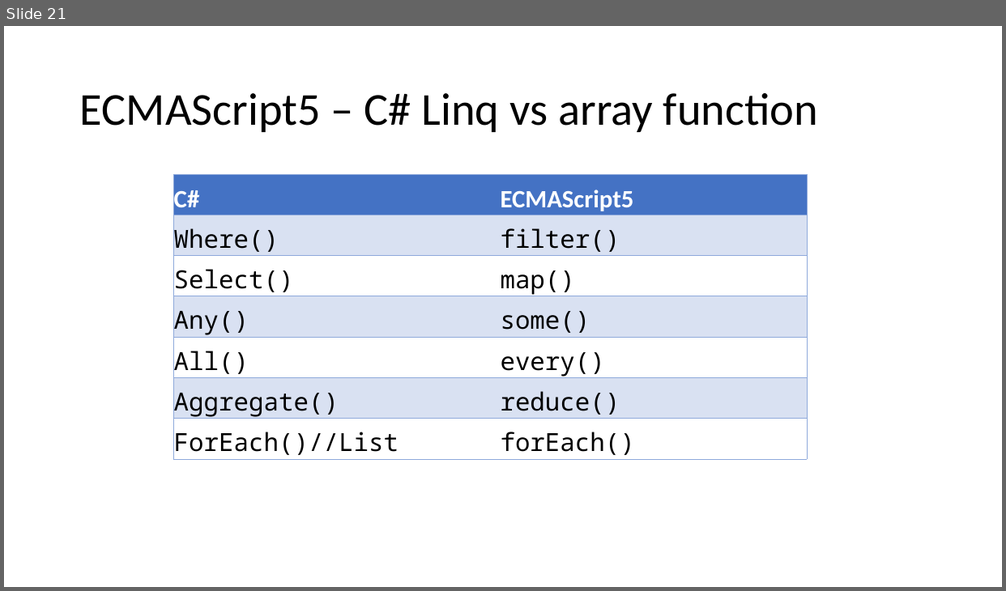
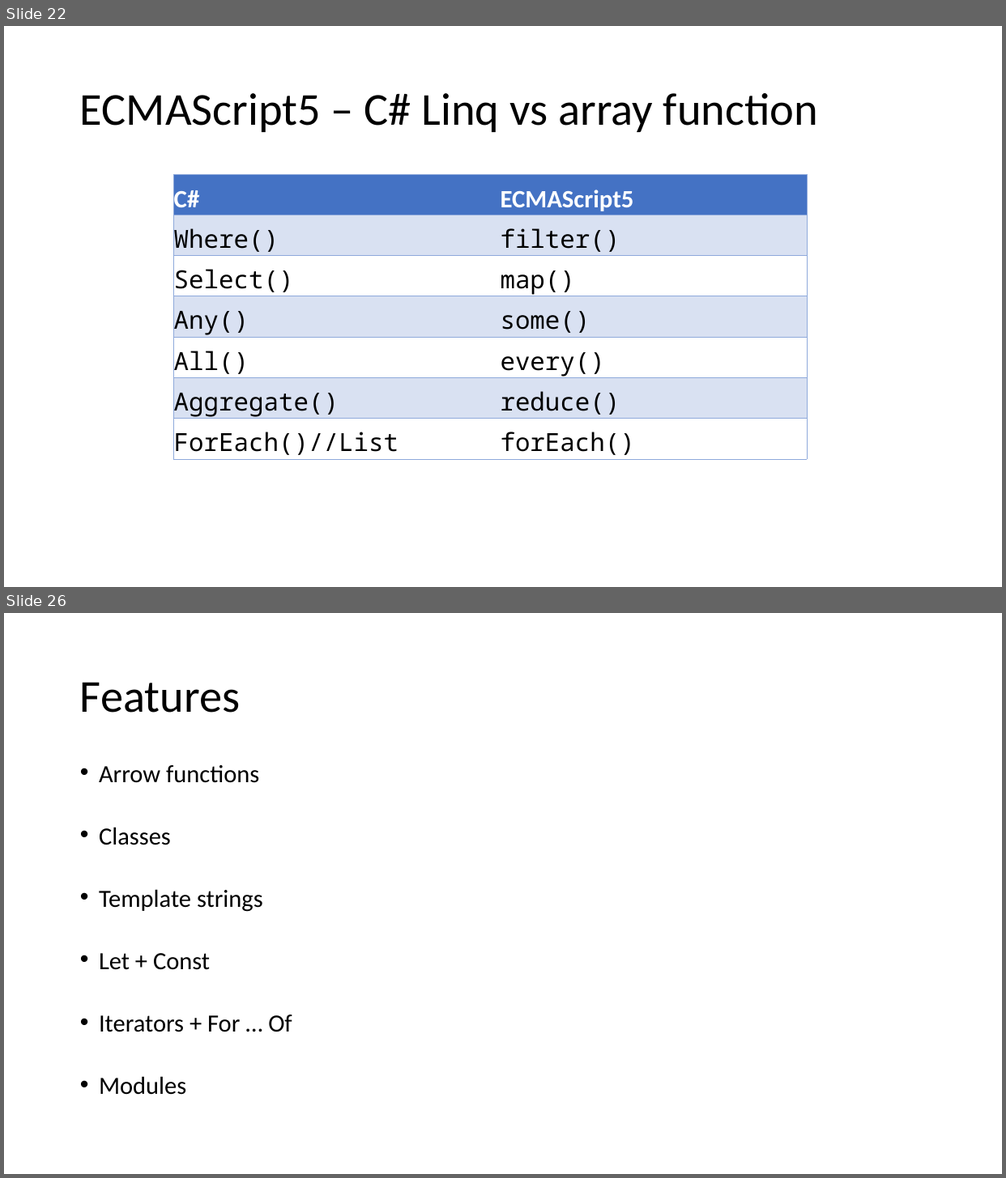
Before and after one commit to dankrz/JsTraining, a slide deck: JsTraining-presentation/JS Training.pptx. Shown one above the other, each under a label of ours: slide 21 before the commit, slides 22 and 26 after it; the slides between them are not shown. The pictures are 1006x591 and 1006x1178 pixels, drawn with LibreOffice and Linux fonts; fonts in the diff are those of the drawing. Boxes give left, top, right and bottom in pixels: in the first picture for what was removed or moved away, otherwise in the second. Text is boxed around its words. In the diff, an @@ line names an element or a change of style, - is before the commit and + after.

```diff
--- a/JsTraining-presentation/JS Training.pptx
+++ b/JsTraining-presentation/JS Training.pptx
@@ slide 26 added at [4,613,1002,1174], background #FFFFFF @@
@@ title added at [80,682,240,713], 44 pt, text #000000 @@
+Features
@@ text added at [99,765,292,1095], 23.8 pt, text #000000 @@
+• Arrow functions
+• Classes
+• Template strings
+• Let + Const
+• Iterators + For … Of
+• Modules
@@ what was slide 21 is now slide 22 @@
```
Also in this commit, not shown: 4 slides changed, 7 other slides added, 1 slide removed, 8 other files.
